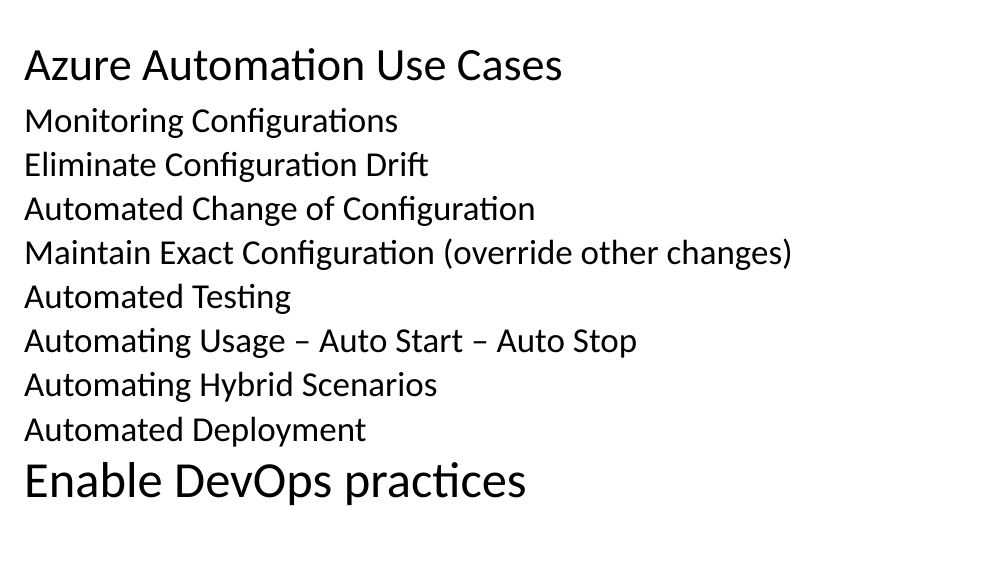
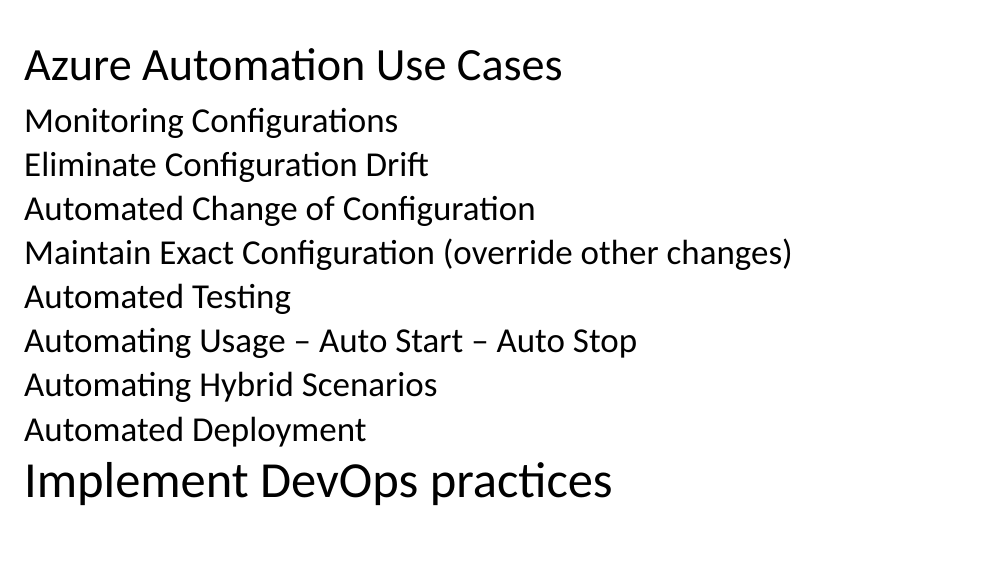
Before and after one commit to dstolts/70-534, a slide deck: slide 45 of Presentations/70-534 6-Monitoring-Dan (.2.3.5).pptx (slide 43 before the commit). Drawn at 1008x567 pixels with LibreOffice and Linux fonts; fonts in the diff are those of the drawing. Boxes give left, top, right and bottom in pixels: in the first picture for what was removed or moved away, otherwise in the second. Text is boxed around its words. In the diff, an @@ line names an element or a change of style, - is before the commit and + after.

```diff
--- a/Presentations/70-534 6-Monitoring-Dan (.2.3.5).pptx
+++ b/Presentations/70-534 6-Monitoring-Dan (.2.3.5).pptx
@@ text at [24, 462, 613, 505]: text changed @@
-Enable DevOps practices
+Implement DevOps practices
```
Also in this commit, not shown: 3 other slides changed, 3 slides added, 6 other files.
